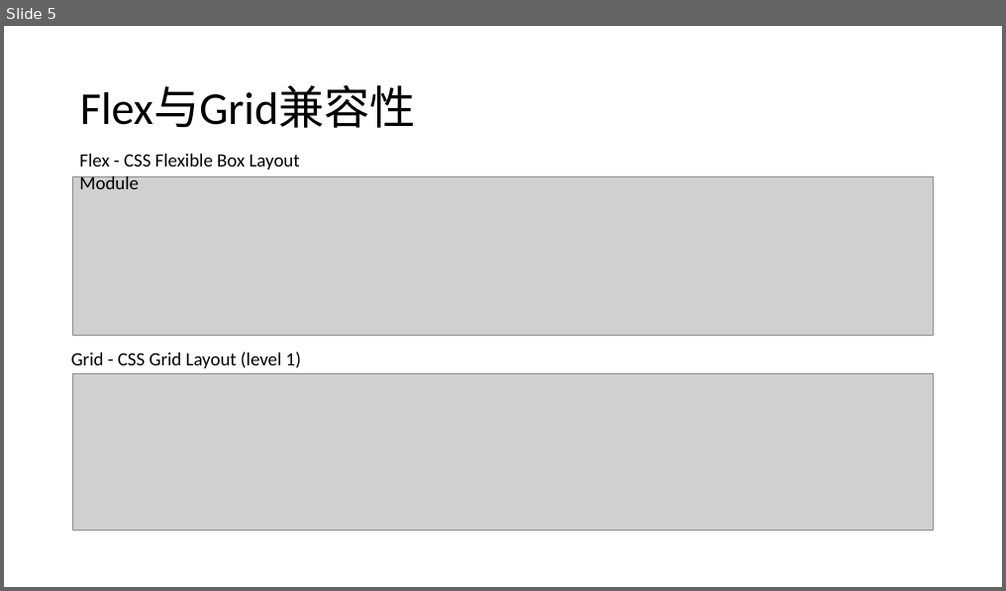
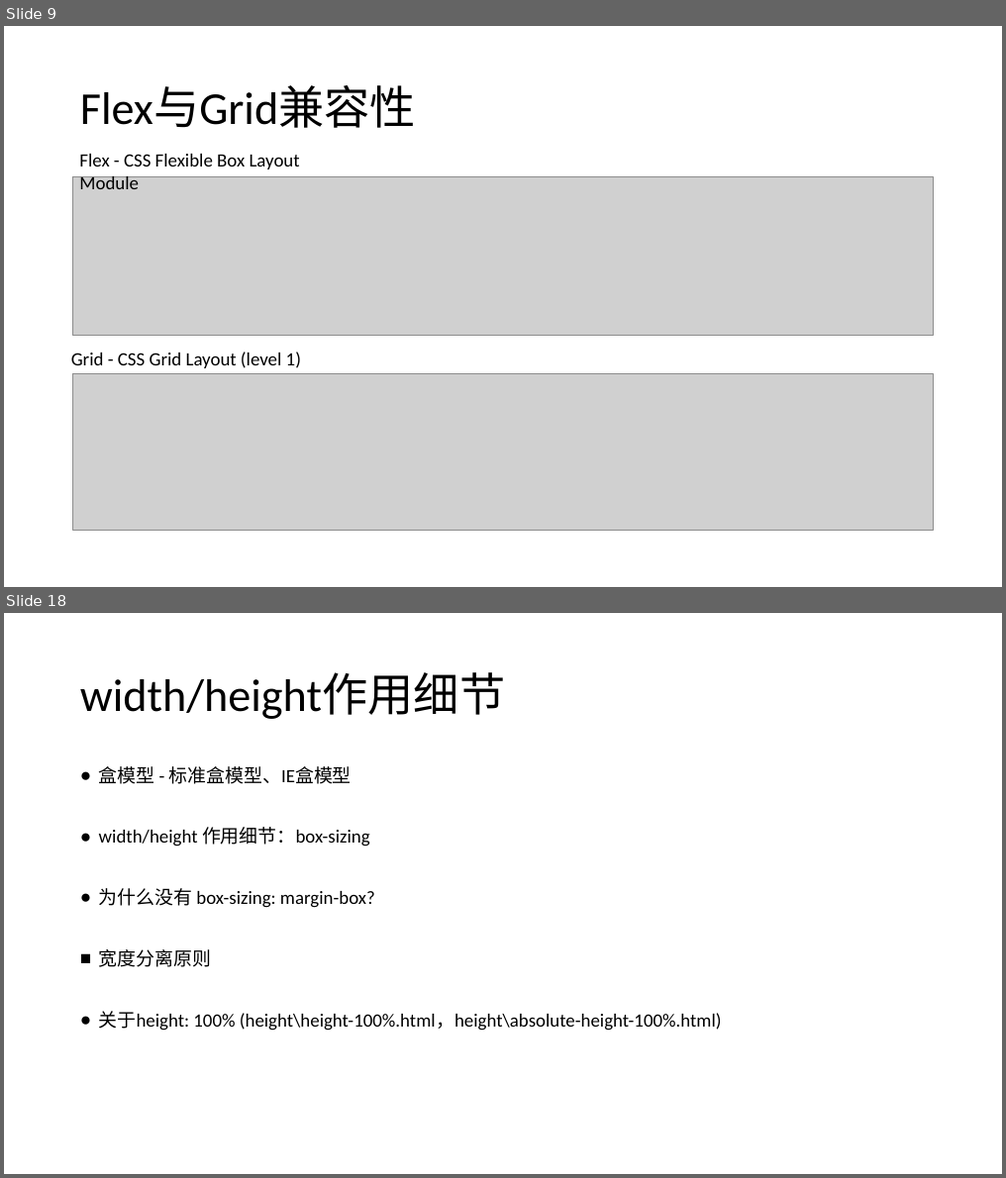
Before and after one commit to FBmm/Frontend-blog, a slide deck: CSS/css分享/css分享 - 常见CSS布局最佳实践.pptx. Shown one above the other, each under a label of ours: slide 5 before the commit, slides 9 and 18 after it; the slides between them are not shown. The pictures are 1006x591 and 1006x1178 pixels, drawn with LibreOffice and Linux fonts; fonts in the diff are those of the drawing; grey boxes stand for pictures. Boxes give left, top, right and bottom in pixels: in the first picture for what was removed or moved away, otherwise in the second. Text is boxed around its words. In the diff, an @@ line names an element or a change of style, - is before the commit and + after.

```diff
--- a/CSS/css分享/css分享 - 常见CSS布局最佳实践.pptx
+++ b/CSS/css分享/css分享 - 常见CSS布局最佳实践.pptx
@@ slide 18 added at <box>4,613,1002,1174</box>, background #FFFFFF @@
@@ title added at <box>80,673,506,719</box>, 44 pt, text #000000 @@
+width/height作用细节
@@ text added at <box>99,766,722,1031</box>, 18 pt, text #000000 @@
+● 盒模型 - 标准盒模型、IE盒模型
+● width/height 作用细节：box-sizing
+● 为什么没有 box-sizing: margin-box?
+■ 宽度分离原则
+● 关于height: 100% (height\height-100%.html，height\absolute-height-100%.html)
@@ what was slide 5 is now slide 9 @@
```
Also in this commit, not shown: 12 slides changed, 7 other slides added, 16 other files.
